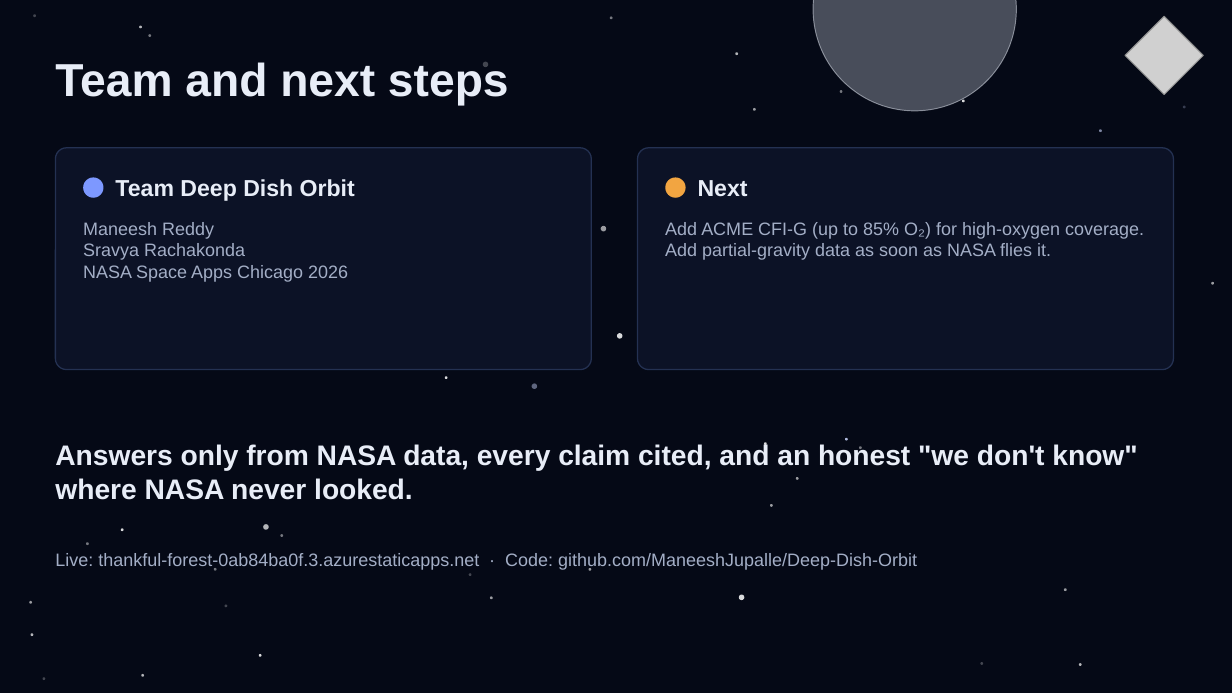
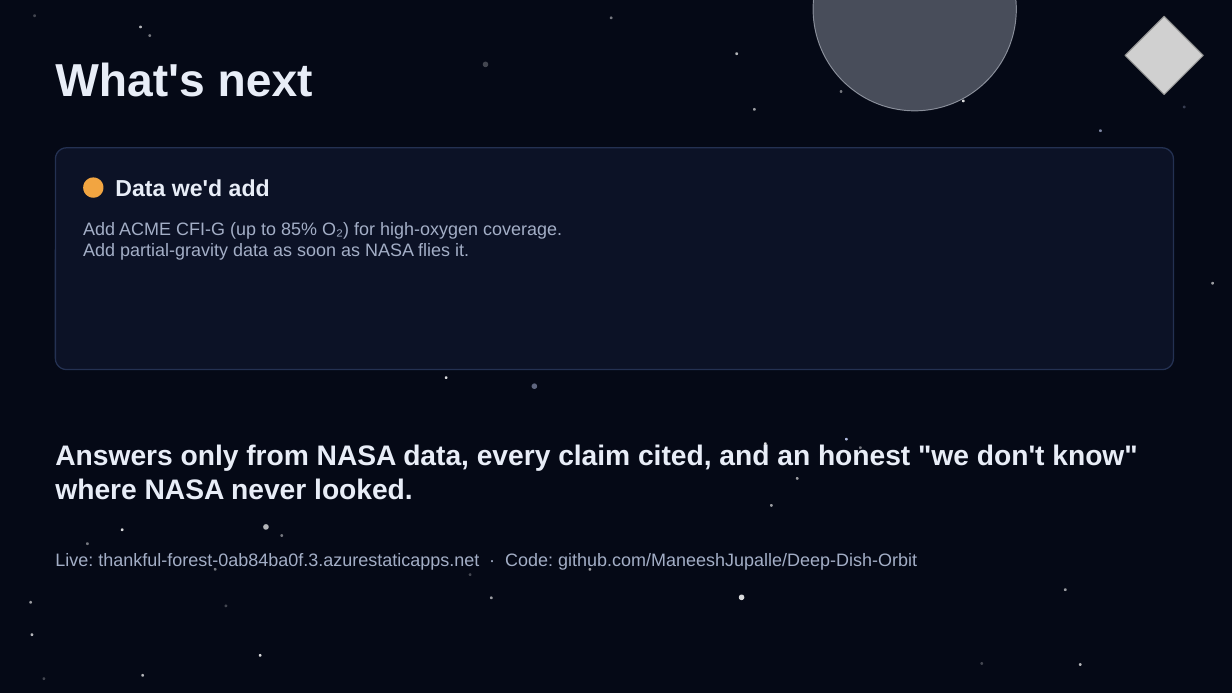
Before and after one commit to ManeeshJupalle/Deep-Dish-Orbit, a slide deck: slide 7 of story/FlameCheck_Slides.pptx. Drawn at 1232x693 pixels with LibreOffice and Linux fonts; fonts in the diff are those of the drawing; grey boxes stand for pictures. Boxes give left, top, right and bottom in pixels: in the first picture for what was removed or moved away, otherwise in the second. Text is boxed around its words. In the diff, an @@ line names an element or a change of style, - is before the commit and + after.

```diff
--- a/story/FlameCheck_Slides.pptx
+++ b/story/FlameCheck_Slides.pptx
@@ text at (55,62,313,97): text changed @@
-Team and next steps
+What's next
@@ rounded rectangle: place and size @@
-rounded rectangle at (638,148,1174,370)
+rounded rectangle at (55,148,1174,370)
@@ rounded rectangle removed at (55,148,592,370) @@
@@ ellipse: place and size @@
-ellipse at (665,177,686,198)
+ellipse at (83,177,104,198)
@@ ellipse removed at (83,177,104,198) @@
@@ text at (115,179,270,197): text changed @@
-Team Deep Dish Orbit
+Data we'd add
@@ text removed at (698,180,748,197) @@
-Next
@@ text "Add ACME CFI-G (up to ...": place and size @@
-text "Add ACME CFI-G (up to ..." at (665,222,1144,260)
+text "Add ACME CFI-G (up to ..." at (83,222,562,260)
@@ text removed at (83,222,348,282) @@
-Maneesh Reddy
-Sravya Rachakonda
-NASA Space Apps Chicago 2026
@@ ellipse removed at (601,226,606,231) @@
@@ ellipse removed at (617,334,623,339) @@
```
Also in this commit, not shown: 1 other slide changed, 1 other file.
